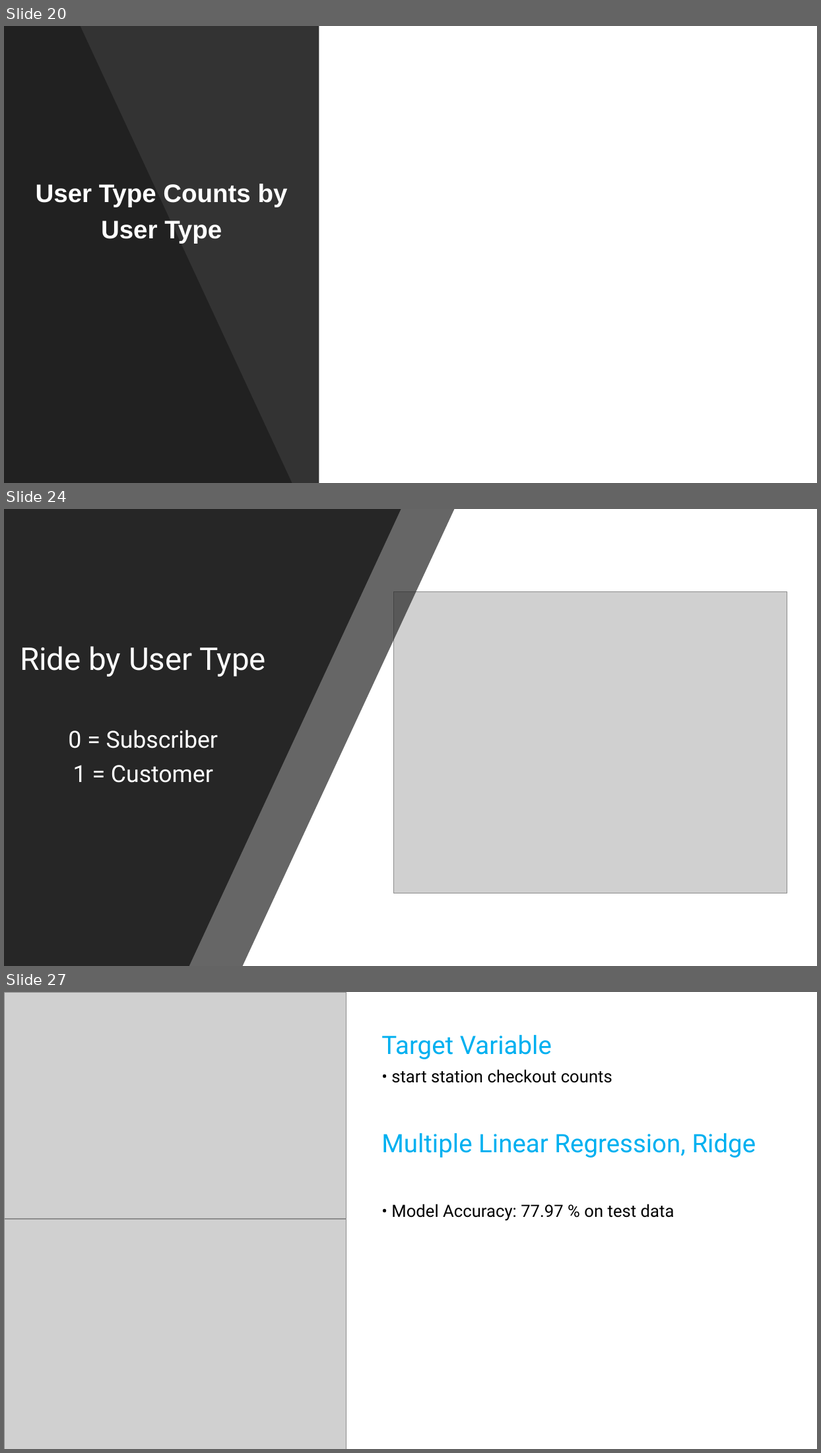
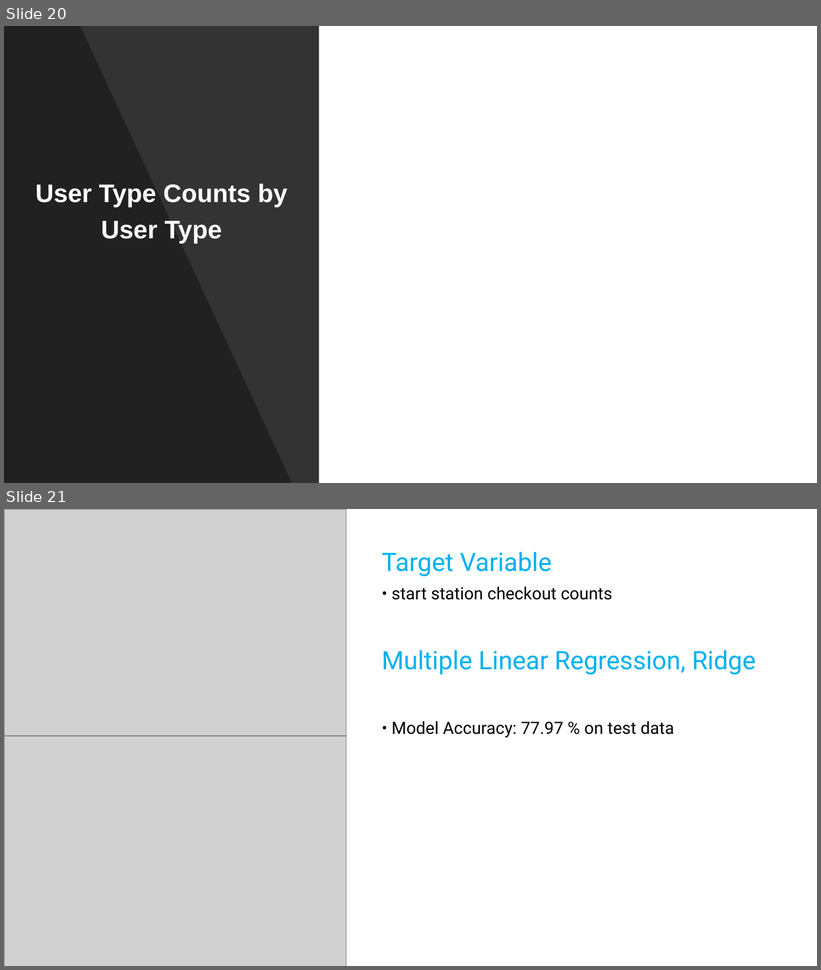
Before and after one commit to kkrlee/CitiBike-Capstone, a slide deck: Citi Bike.pptx. Shown one above the other, each under a label of ours: slides 20, 24 and 27 before the commit, slides 20 and 21 after it; the slides between them are not shown. The pictures are 821x1453 and 821x970 pixels, drawn with LibreOffice and Linux fonts; fonts in the diff are those of the drawing; grey boxes stand for pictures. Boxes give left, top, right and bottom in pixels: in the first picture for what was removed or moved away, otherwise in the second. Text is boxed around its words. In the diff, an @@ line names an element or a change of style, - is before the commit and + after.

```diff
--- a/Citi Bike.pptx
+++ b/Citi Bike.pptx
@@ slide 24 removed at [4, 509, 817, 966], background #000000 @@
@@ rectangle removed at [4, 509, 817, 966] @@
@@ freeform shape removed at [4, 509, 455, 966] @@
@@ freeform shape removed at [4, 509, 401, 966] @@
@@ picture removed at [395, 592, 787, 893] @@
@@ subtitle removed at [20, 646, 266, 783] @@
-Ride by User Type
-0 = Subscriber
-1 = Customer
@@ what was slide 27 is now slide 21 @@
```
Also in this commit, not shown: 5 slides changed, 3 slides added, 9 other slides removed, 1 other file.
